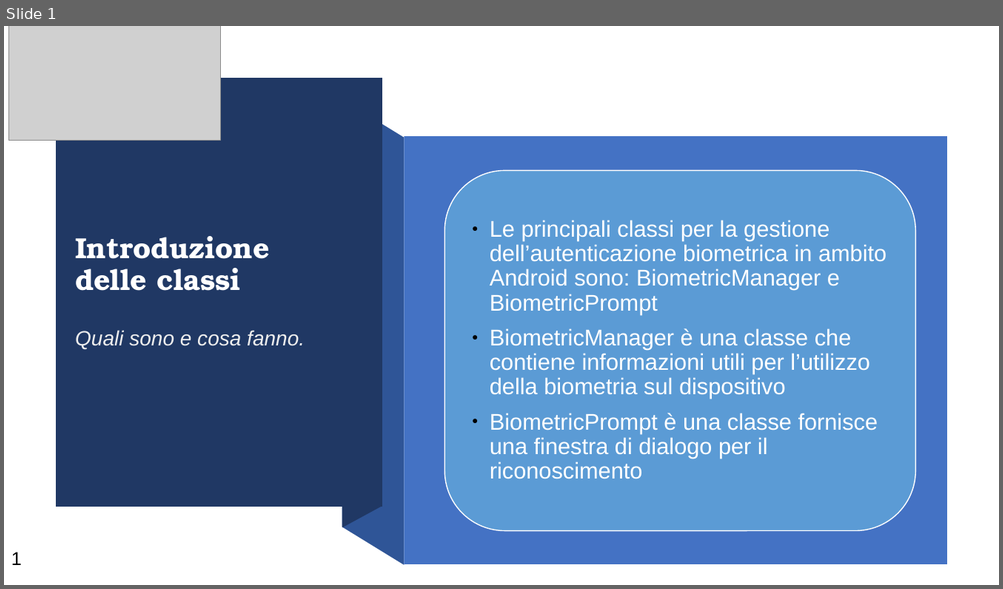
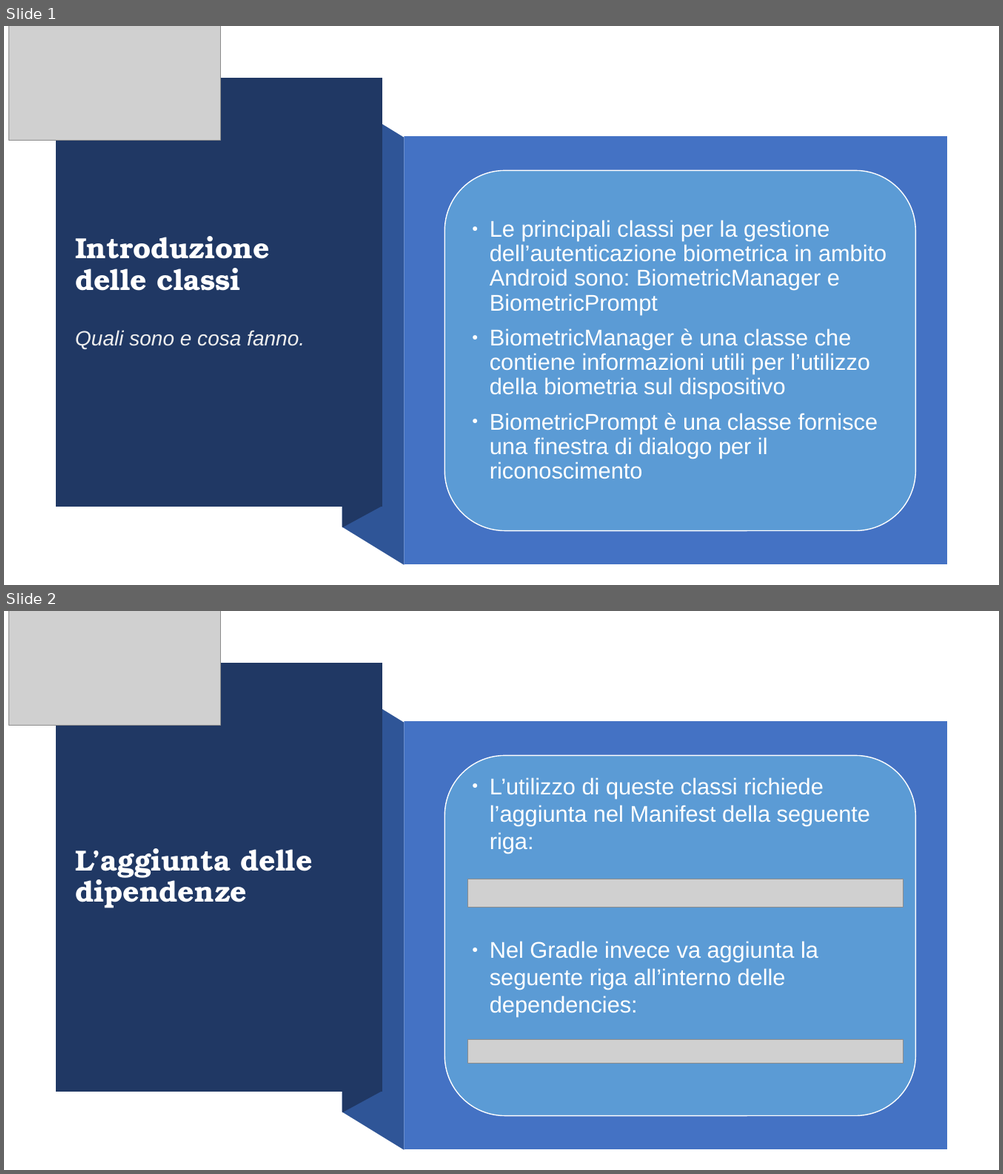
Before and after one commit to Torkin1/biometric_prompt_WALL-E, a slide deck: Introduzione Classi.odp. Shown one above the other, each under a label of ours: slide 1 before the commit, slides 1 and 2 after it. The pictures are 1003x589 and 1003x1174 pixels, drawn with LibreOffice and Linux fonts; fonts in the diff are those of the drawing; grey boxes stand for pictures. Boxes give left, top, right and bottom in pixels: in the first picture for what was removed or moved away, otherwise in the second. Text is boxed around its words. In the diff, an @@ line names an element or a change of style, - is before the commit and + after.

```diff
--- a/Introduzione Classi.odp
+++ b/Introduzione Classi.odp
@@ slide 2 added at box(4, 611, 999, 1170), background #FFFFFF @@
@@ picture added at box(9, 611, 220, 725) @@
@@ freeform shape added at box(56, 664, 381, 1092), fill #203864 @@
@@ freeform shape added at box(342, 663, 381, 1113), fill #203864 @@
@@ freeform shape added at box(342, 685, 404, 1151), fill #2F5597 @@
@@ rectangle added at box(404, 721, 947, 1150), fill #4472C4 @@
@@ rounded rectangle added at box(445, 756, 916, 1116), fill #5B9BD5, outline #FFFFFF 0.99 pt, 22 pt, text #FFFFFF @@
+● L’utilizzo di queste classi richiede l’aggiunta nel Manifest della seguente riga:
+● Nel Gradle invece va aggiunta la seguente riga all’interno delle dependencies:
@@ title added at box(75, 849, 313, 908), 28 pt, text #FFFFFF, bold @@
+L’aggiunta delle dipendenze
@@ picture added at box(468, 879, 903, 907) @@
@@ picture added at box(468, 1040, 903, 1063) @@
@@ slide 1 changed as well @@
@@ rounded rectangle "Le principali classi per la ..." at box(445, 171, 916, 531): bullet colour #000000 to #FFFFFF @@
@@ page number removed at box(11, 552, 22, 565) @@
-1
```
Also in this commit, not shown: 4 other slides changed, 1 other file.
